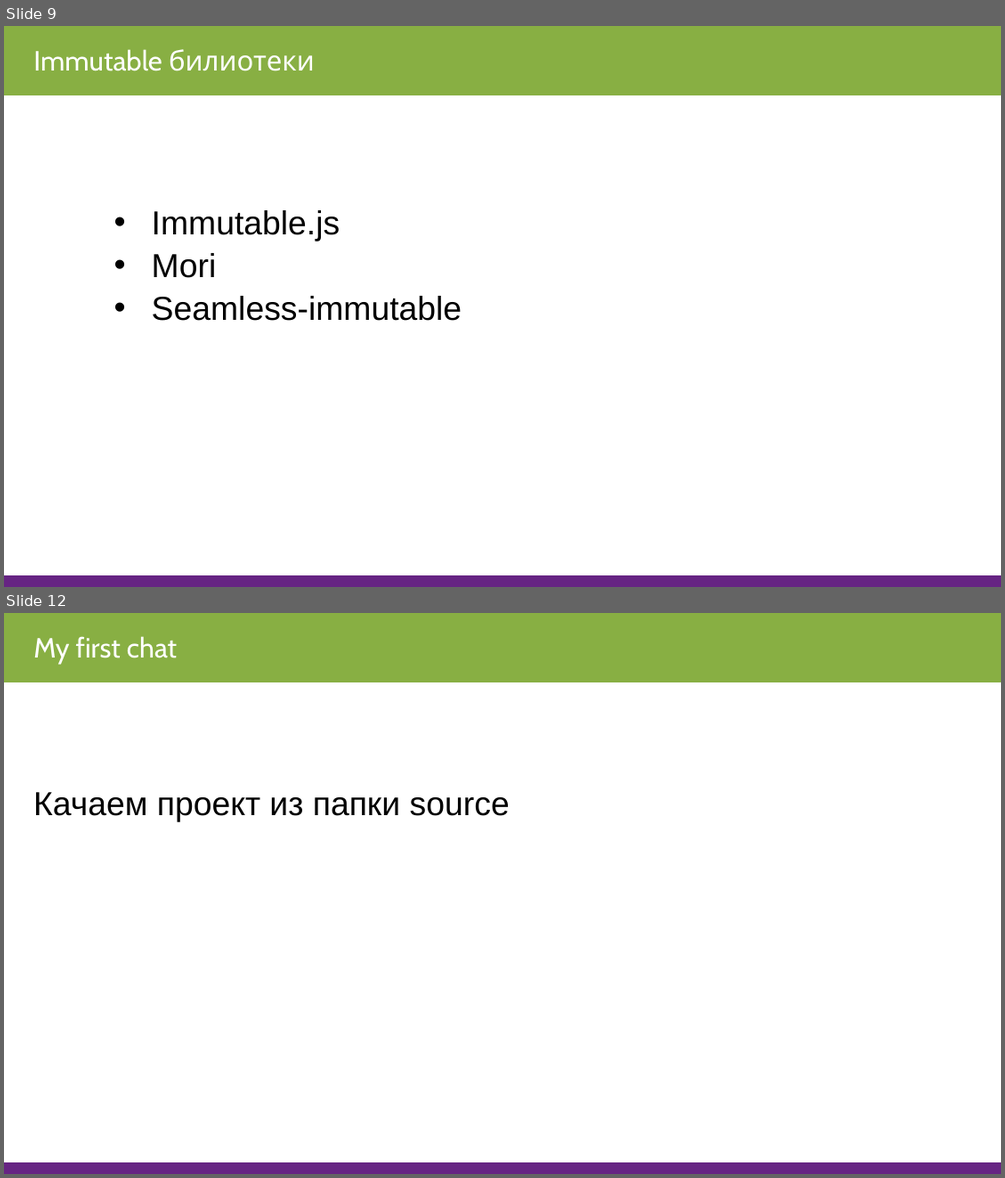
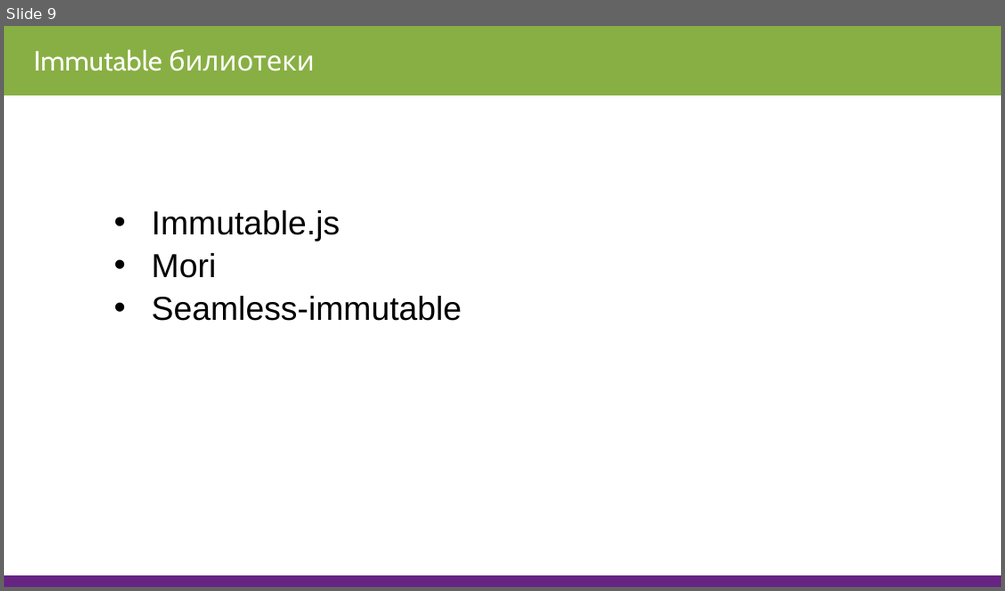
Before and after one commit to StKovalev/javascript-junior, a slide deck: 2019/III. Redux/3.3 Immutable, Action, Action Creators/Immutable, Action, Action Creators.pptx. Shown one above the other, each under a label of ours: slides 9 and 12 before the commit, slide 9 after it; the slides between them are not shown. The pictures are 1005x1178 and 1005x591 pixels, drawn with LibreOffice and Linux fonts; fonts in the diff are those of the drawing. Boxes give left, top, right and bottom in pixels: in the first picture for what was removed or moved away, otherwise in the second. Text is boxed around its words. In the diff, an @@ line names an element or a change of style, - is before the commit and + after.

```diff
--- a/2019/III. Redux/3.3 Immutable, Action, Action Creators/Immutable, Action, Action Creators.pptx
+++ b/2019/III. Redux/3.3 Immutable, Action, Action Creators/Immutable, Action, Action Creators.pptx
@@ slide 12 removed at <box>4,613,1001,1174</box>, background #FFFFFF @@
@@ rectangle removed at <box>4,613,1001,682</box> @@
@@ text removed at <box>33,636,177,665</box> @@
-My first chat
@@ text removed at <box>33,792,510,821</box> @@
-Качаем проект из папки source
@@ rectangle removed at <box>4,1162,1001,1174</box> @@
```
Also in this commit, not shown: 1 slide changed, 4 other slides removed, 2 other files.
